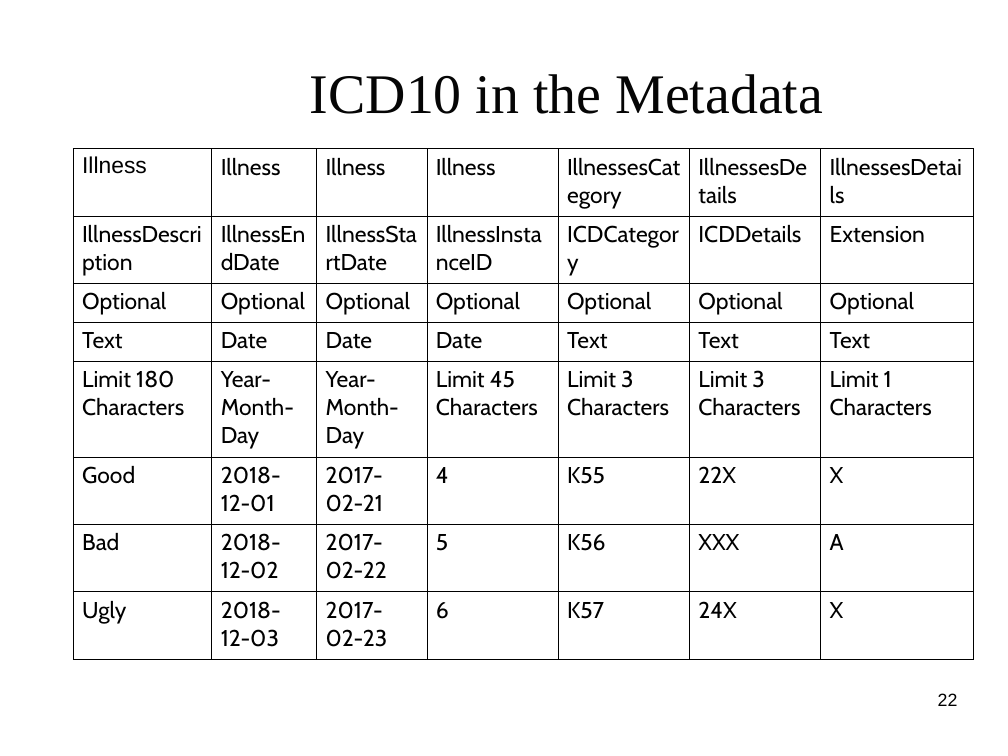
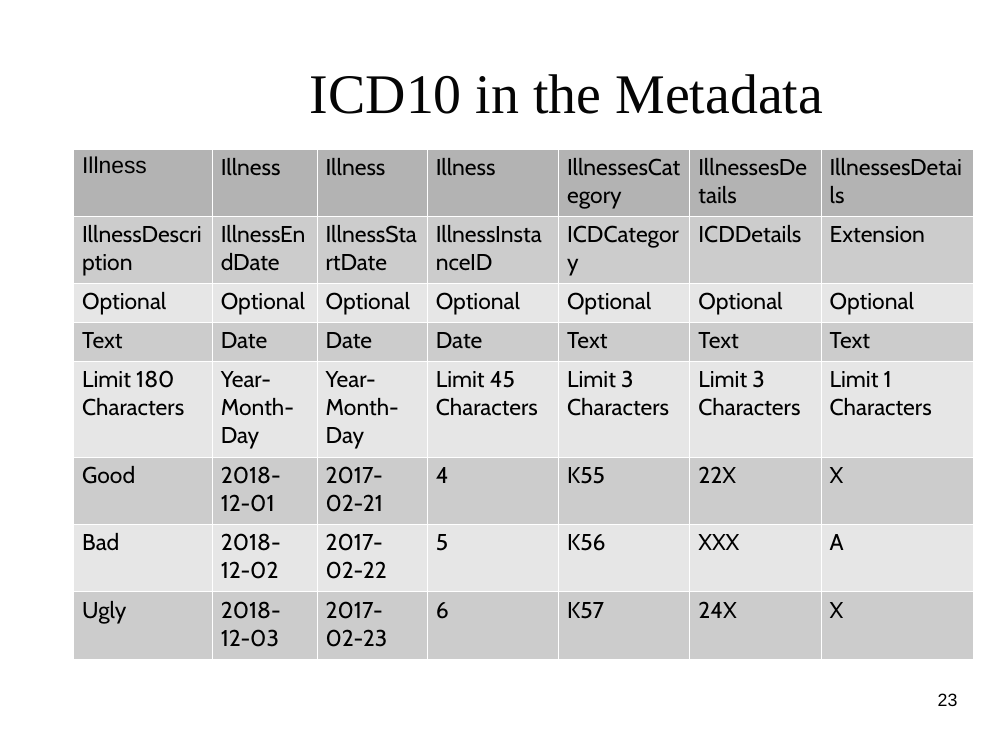
Before and after one commit to clemente-lab/mmeds-meta, a slide deck: slide 23 of sql/mmeds.odp (slide 22 before the commit). Drawn at 1008x756 pixels with LibreOffice and Linux fonts; fonts in the diff are those of the drawing; background and template pictures are left out. Boxes give left, top, right and bottom in pixels: in the first picture for what was removed or moved away, otherwise in the second. Text is boxed around its words. In the diff, an @@ line names an element or a change of style, - is before the commit and + after.

```diff
--- a/sql/mmeds.odp
+++ b/sql/mmeds.odp
@@ table at (x1=73, y1=149, x2=975, y2=659) @@
@@ fill none to #B3B3B3 in row 1 @@
@@ fill none to #CCCCCC in 28 cells @@
@@ fill none to #E6E6E6 in 21 cells @@
@@ borders changed @@
@@ page number at (x1=938, y1=693, x2=958, y2=706): text changed @@
-22
+23
```
Also in this commit, not shown: 6 other slides changed, 4 slides added, 3 slides removed, 25 other files.
